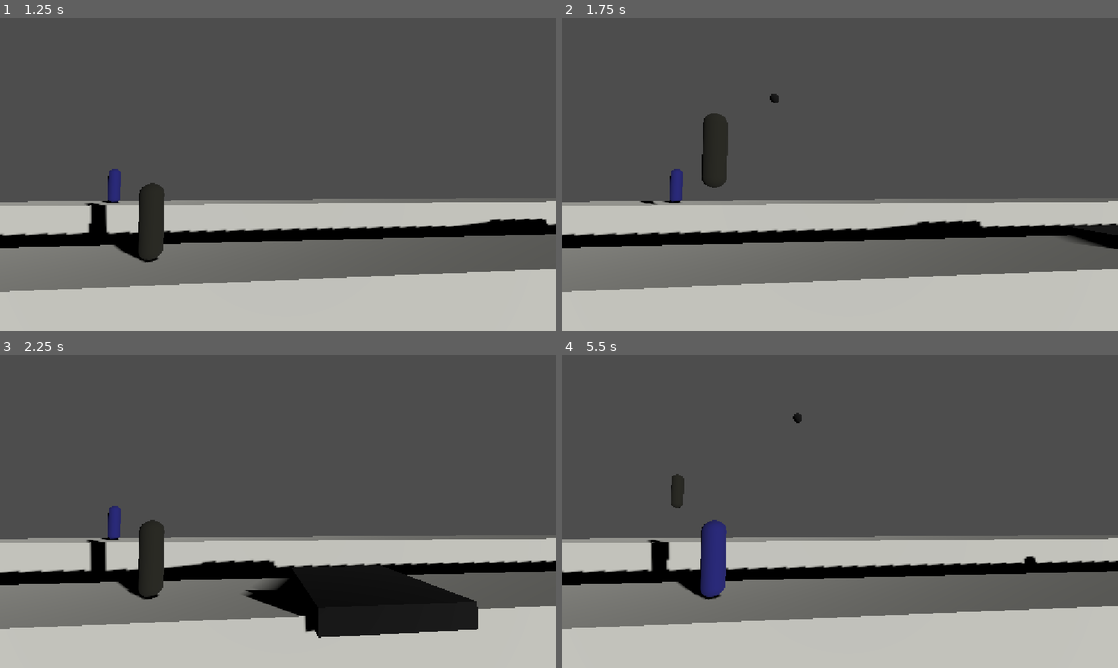
Above: before the commit, frames 1-4 (two rows, left to right).
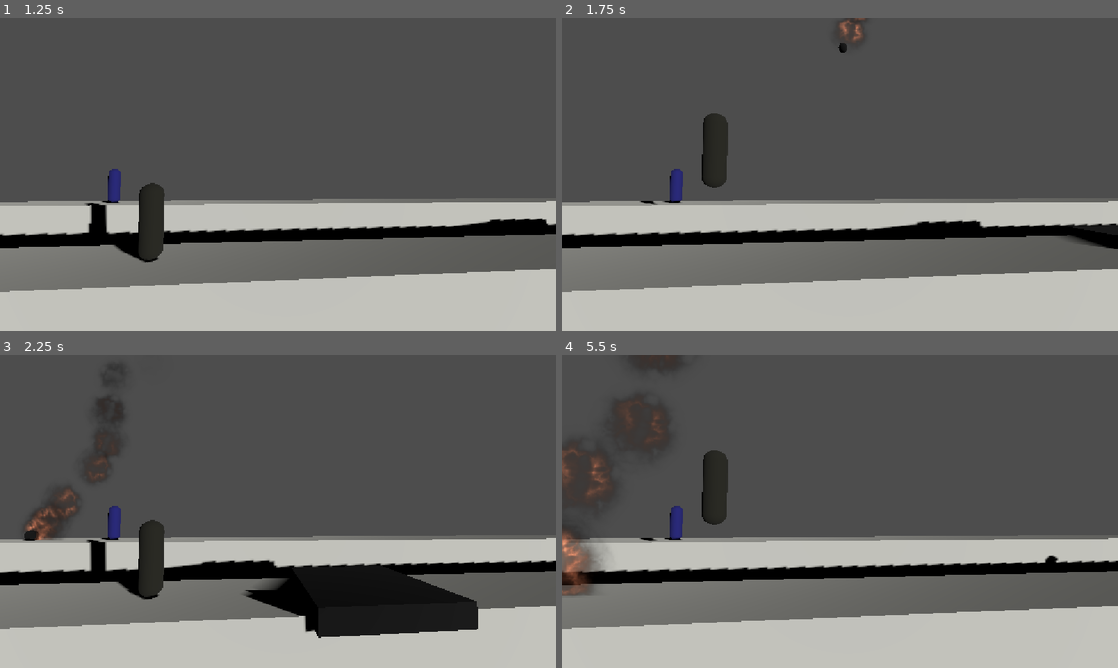
Above: after the commit, the same moments.

Repository: wombatus2137/parallax-run
Game: Godot game, scene res://menu/main_menu.tscn
The game is run twice, just before and just after one commit, with the same random seed, the same clock (stepped at 60 frames per second) and the same inputs. The engine's default icon, where the game draws it, is replaced by a stand-in: a white triangle on a blue panel in a dark square.
Inputs:
- Up to frame 1 (1.25 s): click "Play!" at 0.5 s
- Up to frame 2 (1.75 s): tap S (crouch) at 1.35 s; tap W (jump) at 1.52 s
- Up to frame 3 (2.25 s): tap S (crouch) at 2.1 s
- Up to frame 4 (5.5 s): tap W (jump) at 2.27, 3.77, 4.52, 5.27 s; tap S (crouch) every 0.75 s from 2.85 to 5.1 s

Frame 1 is identical in both runs. In frame 2, 0.2% of the frame differs, in the area x 37-55%, y 0-28%; in frame 3, 1.2%; in frame 4, 5.5%, in the area x 0-90%, y 0-79%.

Commit message:
feat: add fire effect

Diff:
--- /dev/null
+++ b/assets/fire_particles.tscn
@@ -0,0 +1,66 @@
+[gd_scene format=3 uid="uid://j15g7w5xe6wy"]
+
+[ext_resource type="Texture2D" uid="uid://cekskojetvt2g" path="res://assets/fire.png" id="1_jpnmj"]
+
+[sub_resource type="StandardMaterial3D" id="StandardMaterial3D_drpqy"]
+transparency = 1
+shading_mode = 0
+vertex_color_use_as_albedo = true
+vertex_color_is_srgb = true
+albedo_texture = ExtResource("1_jpnmj")
+albedo_texture_force_srgb = true
+billboard_mode = 3
+particles_anim_h_frames = 1
+particles_anim_v_frames = 1
+particles_anim_loop = false
+
+[sub_resource type="Curve" id="Curve_qb0gm"]
+_data = [Vector2(0, 0.8089888), 0.0, 1.4, 0, 0, Vector2(0.71428573, 0.7191012), 0.0, 0.0, 0, 0, Vector2(1, 0), 0.0, 0.0, 0, 0]
+point_count = 3
+
+[sub_resource type="CurveTexture" id="CurveTexture_t4a08"]
+texture_mode = 1
+curve = SubResource("Curve_qb0gm")
+
+[sub_resource type="Gradient" id="Gradient_vwdh1"]
+offsets = PackedFloat32Array(0, 0.048913043, 0.79891306)
+colors = PackedColorArray(1, 1, 1, 1, 0.7278912, 0.7278912, 0.7278912, 1, 0, 0, 0, 1)
+
+[sub_resource type="GradientTexture1D" id="GradientTexture1D_3xs31"]
+gradient = SubResource("Gradient_vwdh1")
+
+[sub_resource type="Curve" id="Curve_vvgoj"]
+_data = [Vector2(0, 0.5), 0.0, 1.4, 0, 0, Vector2(1, 1), 0.0, 0.0, 0, 0]
+point_count = 2
+
+[sub_resource type="CurveTexture" id="CurveTexture_6ww0a"]
+curve = SubResource("Curve_vvgoj")
+
+[sub_resource type="ParticleProcessMaterial" id="ParticleProcessMaterial_mg0dg"]
+particle_flag_rotate_y = true
+emission_shape_scale = Vector3(0.1, 0.1, 0.1)
+emission_shape = 1
+emission_sphere_radius = 1.0
+angle_min = -179.99998
+angle_max = 180.00002
+direction = Vector3(0, 1, 0)
+spread = 30.0
+initial_velocity_min = 1.0
+initial_velocity_max = 2.0
+radial_velocity_min = -2.2351742e-05
+radial_velocity_max = 0.49997765
+gravity = Vector3(0, 1, 0)
+scale_min = 0.39999998
+scale_max = 0.59999996
+scale_curve = SubResource("CurveTexture_6ww0a")
+color = Color(2.9289904, 1.6423335, 1.1542912, 1)
+color_ramp = SubResource("GradientTexture1D_3xs31")
+alpha_curve = SubResource("CurveTexture_t4a08")
+
+[sub_resource type="QuadMesh" id="QuadMesh_rjxbh"]
+
+[node name="FireParticles" type="GPUParticles3D" unique_id=1503841105]
+material_override = SubResource("StandardMaterial3D_drpqy")
+lifetime = 0.5
+process_material = SubResource("ParticleProcessMaterial_mg0dg")
+draw_pass_1 = SubResource("QuadMesh_rjxbh")
--- a/game/game.gd
+++ b/game/game.gd
@@ -23,11 +23,9 @@
 	while danger_location.progress < 2950 and danger_location2.progress < 2950:
 		if randi_range(0, 1):
 			next_danger_location = danger_location
-			print(danger_location.position)
 		else:
 			next_danger_location = danger_location2
-			print(danger_location2.position)
-		next_danger_location.progress += randf_range(2, 20)
+		next_danger_location.progress += randf_range(3, 20)
 		next_danger_index = randi_range(0, dangers.size() - 1)
 		next_danger_instance = dangers[next_danger_index].instantiate()
 		add_child(next_danger_instance)
--- a/game/game.tscn
+++ b/game/game.tscn
@@ -2,7 +2,7 @@
 
 [ext_resource type="Script" uid="uid://buufnlkdgbmxj" path="res://game/game.gd" id="1_4fuuu"]
 [ext_resource type="PackedScene" uid="uid://m606jfjpfvft" path="res://game/player.tscn" id="1_l1rk1"]
-[ext_resource type="Material" uid="uid://vrbx7ukud53b" path="res://materials/ground_material_3d.tres" id="2_dxrkv"]
+[ext_resource type="Material" uid="uid://vrbx7ukud53b" path="res://assets/ground_material_3d.tres" id="2_dxrkv"]
 [ext_resource type="PackedScene" uid="uid://cnm2rjtd8qi5l" path="res://game/pit.tscn" id="2_vasa2"]
 [ext_resource type="PackedScene" uid="uid://bqqp53xhj067o" path="res://game/meteor.tscn" id="4_4fuuu"]
 
--- a/game/meteor.tscn
+++ b/game/meteor.tscn
@@ -1,7 +1,8 @@
 [gd_scene format=3 uid="uid://bqqp53xhj067o"]
 
 [ext_resource type="Script" uid="uid://ci6kn68obs0r8" path="res://game/meteor.gd" id="1_wc7la"]
-[ext_resource type="Material" uid="uid://b1vtmirnf4wfj" path="res://materials/danger_material_3d.tres" id="2_2d6fx"]
+[ext_resource type="Material" uid="uid://b1vtmirnf4wfj" path="res://assets/danger_material_3d.tres" id="2_2d6fx"]
+[ext_resource type="PackedScene" uid="uid://j15g7w5xe6wy" path="res://assets/fire_particles.tscn" id="3_ngg0y"]
 
 [sub_resource type="SphereShape3D" id="SphereShape3D_2d6fx"]
 radius = 0.1
@@ -32,4 +33,6 @@
 
 [node name="VisibleOnScreenNotifier3D" type="VisibleOnScreenNotifier3D" parent="." unique_id=631741573 groups=["danger"]]
 
+[node name="FireParticles" parent="." unique_id=1503841105 instance=ExtResource("3_ngg0y")]
+
 [connection signal="body_entered" from="Area3D" to="." method="_on_area_3d_body_entered"]
--- a/game/pit.tscn
+++ b/game/pit.tscn
@@ -1,6 +1,6 @@
 [gd_scene format=3 uid="uid://cnm2rjtd8qi5l"]
 
-[ext_resource type="Material" uid="uid://b1vtmirnf4wfj" path="res://materials/danger_material_3d.tres" id="1_brkpx"]
+[ext_resource type="Material" uid="uid://b1vtmirnf4wfj" path="res://assets/danger_material_3d.tres" id="1_brkpx"]
 
 [sub_resource type="BoxShape3D" id="BoxShape3D_vhgle"]
 size = Vector3(1, 0.2, 1)
--- a/game/player.gd
+++ b/game/player.gd
@@ -5,7 +5,7 @@
 @export var jump_velocity := 5.0
 @export var jump_input: StringName = "jump"
 @export var crouch_input: StringName = "crouch"
-@onready var player2_material := preload("res://materials/player2_material_3d.tres")
+@onready var player2_material := preload("res://assets/player2_material_3d.tres")
 @onready var mob_collision_shape := get_node("Area3D/CollisionShape3D")
 @onready var main_node := get_node("..")
 
--- a/game/player.tscn
+++ b/game/player.tscn
@@ -1,7 +1,7 @@
 [gd_scene format=3 uid="uid://m606jfjpfvft"]
 
 [ext_resource type="Script" uid="uid://c26sxxko0xmlj" path="res://game/player.gd" id="1_dadds"]
-[ext_resource type="Material" uid="uid://ckuwnmljmrmtb" path="res://materials/player_material_3d.tres" id="2_w5y0b"]
+[ext_resource type="Material" uid="uid://ckuwnmljmrmtb" path="res://assets/player_material_3d.tres" id="2_w5y0b"]
 
 [sub_resource type="CapsuleShape3D" id="CapsuleShape3D_dadds"]
 radius = 0.1
--- a/game/player_switcher.tscn
+++ b/game/player_switcher.tscn
@@ -1,6 +1,6 @@
 [gd_scene format=3 uid="uid://depkl3tj0n5xl"]
 
-[ext_resource type="Material" uid="uid://clyttofmjdgdo" path="res://materials/player_switcher_material_3d.tres" id="1_5tloj"]
+[ext_resource type="Material" uid="uid://clyttofmjdgdo" path="res://assets/player_switcher_material_3d.tres" id="1_5tloj"]
 
 [sub_resource type="CylinderShape3D" id="CylinderShape3D_ghixo"]
 height = 0.2
@@ -12,9 +12,6 @@
 bottom_radius = 0.3
 height = 0.2
 
-[sub_resource type="StandardMaterial3D" id="StandardMaterial3D_5tloj"]
-albedo_color = Color(0.8691911, 0.43348047, 0.16862231, 1)
-
 [node name="PlayerSwitcher" type="CharacterBody3D" unique_id=1035937243 groups=["player_switchers"]]
 collision_layer = 4
 collision_mask = 0
@@ -24,6 +21,5 @@
 
 [node name="MeshInstance3D" type="MeshInstance3D" parent="." unique_id=1174599529]
 mesh = SubResource("CylinderMesh_ghixo")
-surface_material_override/0 = SubResource("StandardMaterial3D_5tloj")
 
 [node name="VisibleOnScreenNotifier3D" type="VisibleOnScreenNotifier3D" parent="." unique_id=1166916824]
Renamed: materials/danger_material_3d.tres -> assets/danger_material_3d.tres
Binary file added: assets/fire.png
Not shown, added: assets/fire.png.import
Renamed: materials/ground_material_3d.tres -> assets/ground_material_3d.tres
Renamed: materials/player2_material_3d.tres -> assets/player2_material_3d.tres
Renamed: materials/player_material_3d.tres -> assets/player_material_3d.tres
Renamed: materials/player_switcher_material_3d.tres -> assets/player_switcher_material_3d.tres
